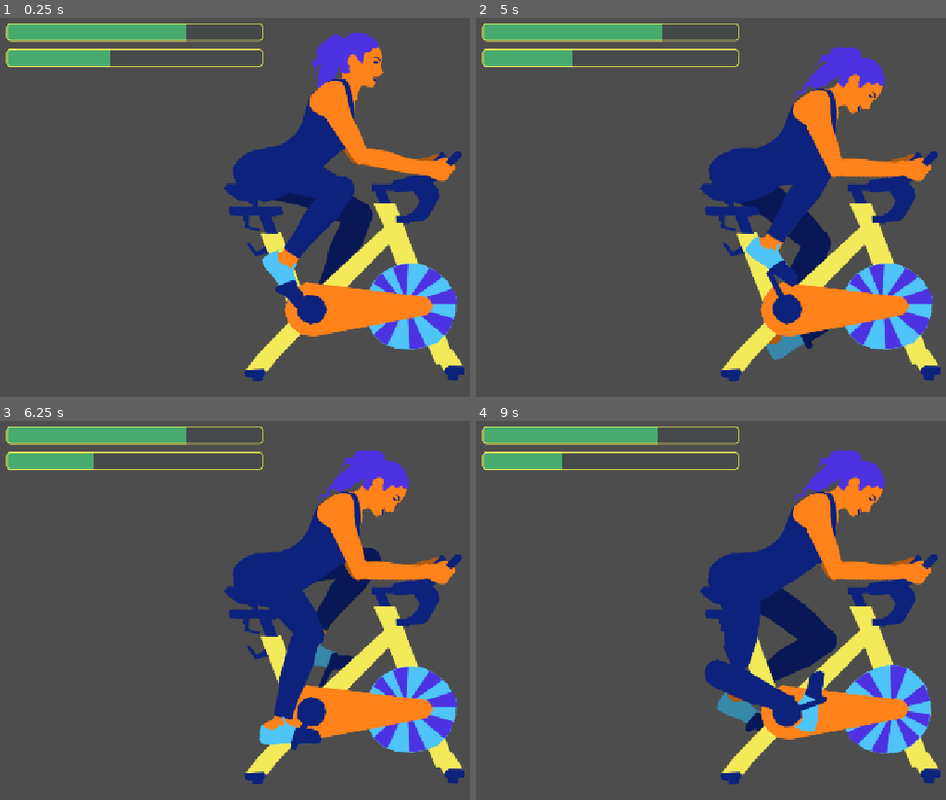
Above: before the commit, frames 1-4 (two rows, left to right).
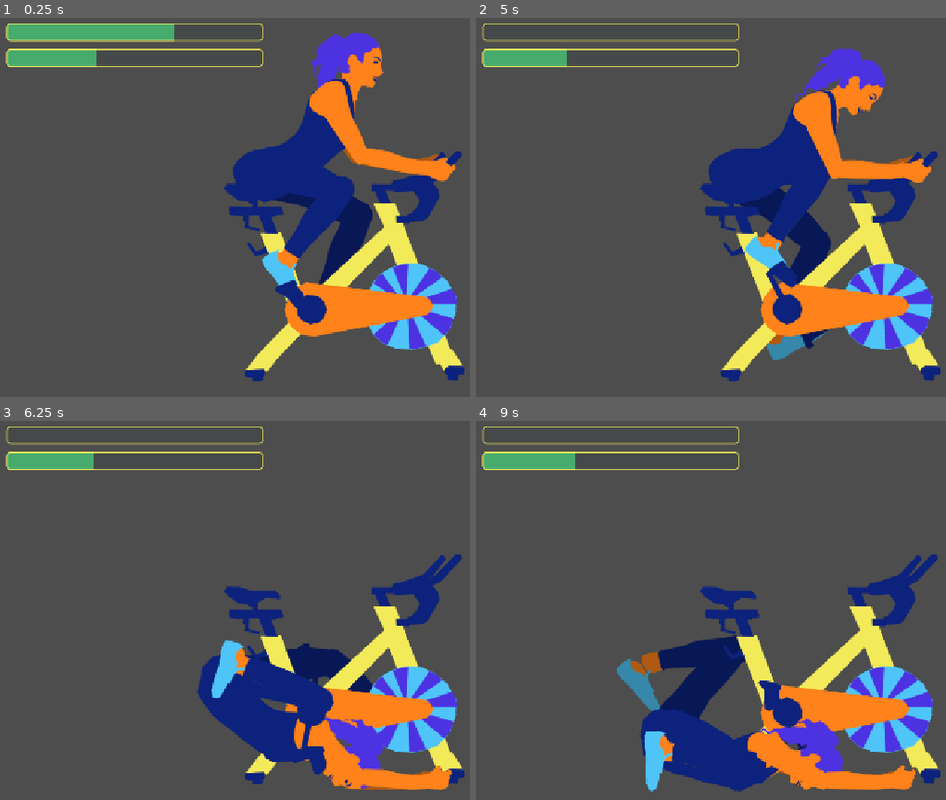
Above: after the commit, the same moments.

Repository: local-minimum/The-Vicious-Cycle
Game: Godot game, scene res://levels/spinning/spinning.tscn
Same seed, same stepped clock (60 frames per second), same inputs: the game is played once before the commit and once after it.
Inputs (mouse positions are in pixels of both pictures, inside the frame that each line leads up to):
- Up to frame 1 (0.25 s): no input
- Up to frame 2 (5 s): tap Enter at 0.5, 3.6 s; move the mouse to (outside the picture) at 0.52 s; hold D (pedal_right) 0.53-1.28 s; tap Ctrl at 0.6 s; click (outside the picture) at 0.67 s; tap Space at 0.77, 1.52, 3.02, 3.77, 4.52 s; move the mouse to (678, 226) at 1.27 s; hold S 1.28-2.03 s; tap Q at 1.35 s; move the mouse to (903, 112) at 2.02 s; hold D (pedal_right) 2.03-2.78 s; tap Delete at 2.1 s; move the mouse to (790, 287) at 2.77 s; hold W 2.78-3.53 s; tap E at 2.85 s; click (790, 287) at 2.92 s; move the mouse to (outside the picture) at 3.52 s; hold A (pedal_left) from 3.53 s (still down); move the mouse to (602, 143) at 4.27 s; tap Keypad Enter at 4.35 s
- Up to frame 3 (6.25 s): move the mouse to (390, 606) at 5.02 s; release A (pedal_left) at 5.03 s; hold S 5.03-5.78 s; tap F at 5.1 s; click (390, 606) at 5.17 s; move the mouse to (239, 504) at 5.77 s; hold D (pedal_right) from 5.78 s (still down); tap 1 at 5.85 s; tap Space at 6.02 s
- Up to frame 4 (9 s): move the mouse to (outside the picture) at 6.52 s; release D (pedal_right) at 6.53 s; hold W 6.53-7.28 s; tap 2 at 6.6 s; tap Space at 6.77, 7.52 s; move the mouse to (678, 629) at 7.27 s; hold D (pedal_right) 7.28-8.03 s; tap 3 at 7.35 s; click (678, 629) at 7.42 s; move the mouse to (903, 515) at 8.02 s; hold S 8.03-8.78 s; tap P at 8.1 s; move the mouse to (790, 690) at 8.77 s; hold A (pedal_left) from 8.78 s (still down); tap Ctrl at 8.85 s

The runs differ from the first frame. In frame 1, 0.3% of the frame differs, in the area x 20-40%, y 1-13%; in frame 2, 3.3%; in frame 3, 19%; in frame 4, 25%, in the area x 1-98%, y 1-98%.

Commit message:
Make happinness and calories into global state

Diff:
--- a/levels/spinning/spinning_machine.gd
+++ b/levels/spinning/spinning_machine.gd
@@ -25,6 +25,7 @@
     for joint: Joint2D in collapse_joints:
         joint.queue_free()
     collapsed = true
+    GlobalStateVicious.crisis_counter += 1
 
 func _ready() -> void:
     _wheel_pos = wheel.position
--- a/ui/status_bars.gd
+++ b/ui/status_bars.gd
@@ -5,8 +5,17 @@
 @export var happiness_bar: TextureProgressBar
 
 var convert_calories_to_happiness: bool
-var calories: float = 70.0
-var happiness: float = 40.0
+var calories: float:
+    get():
+        return GlobalStateVicious.calories
+    set(value):
+        GlobalStateVicious.calories = clampf(value, 0.0, 100.0)
+
+var happiness: float:
+    get():
+        return GlobalStateVicious.happiness
+    set(value):
+        GlobalStateVicious.happiness = clampf(value, 0.0, 100.0)
 
 func _enter_tree() -> void:
     if __SignalBus.on_exercise.connect(_handle_exercise) != OK:
@@ -24,15 +33,15 @@
     convert_calories_to_happiness = true
 
 func _handle_exercise(amount: float) -> void:
-    calories = clampf(calories - amount * 0.002, 0.0, 100.0)
+    calories -= amount
     calories_bar.value = calories
     if calories == 0:
         __SignalBus.on_exercise_no_calories.emit()
 
 func _handle_eat(food: Food2D) -> void:
-    calories = clampf(calories + food.calories, 0.0, 100.0)
+    calories += food.calories
     calories_bar.value = calories
-    happiness = clampf(happiness + food.happiness, 0.0, 100.0)
+    happiness += food.happiness
     happiness_bar.value = happiness
 
 func _process(delta: float) -> void:
@@ -47,5 +56,5 @@
     else:
         cal_to_happiness = 0.25 * (calories - 45.0)
 
-    happiness = clampf(happiness - cal_to_happiness * delta * 0.1, 0.0, 100.0)
+    happiness -= cal_to_happiness * delta * 0.1
     happiness_bar.value = happiness
